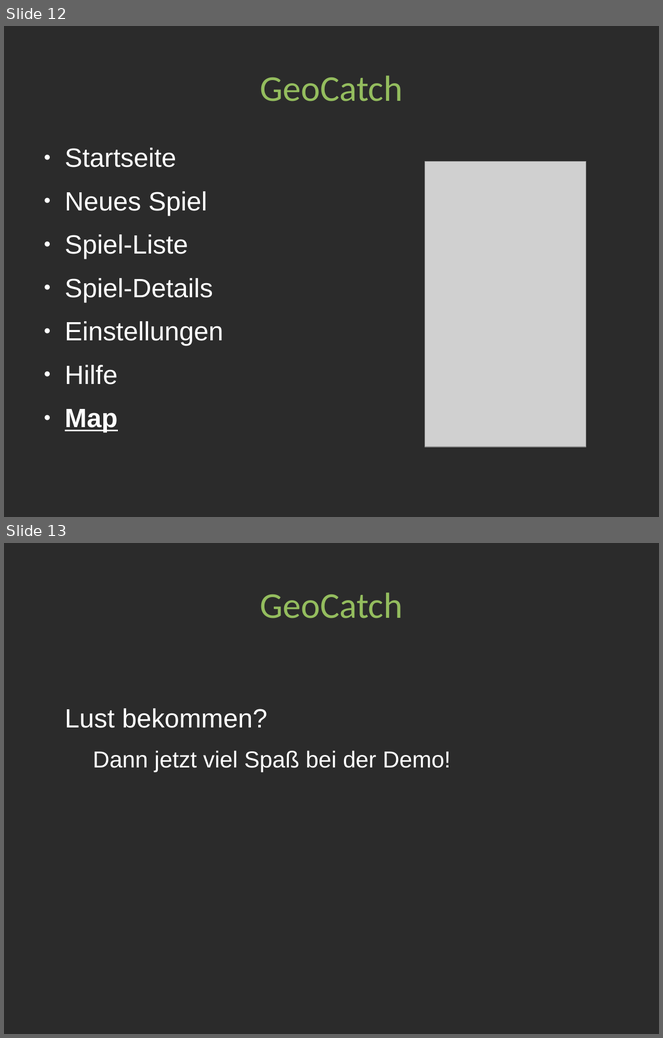
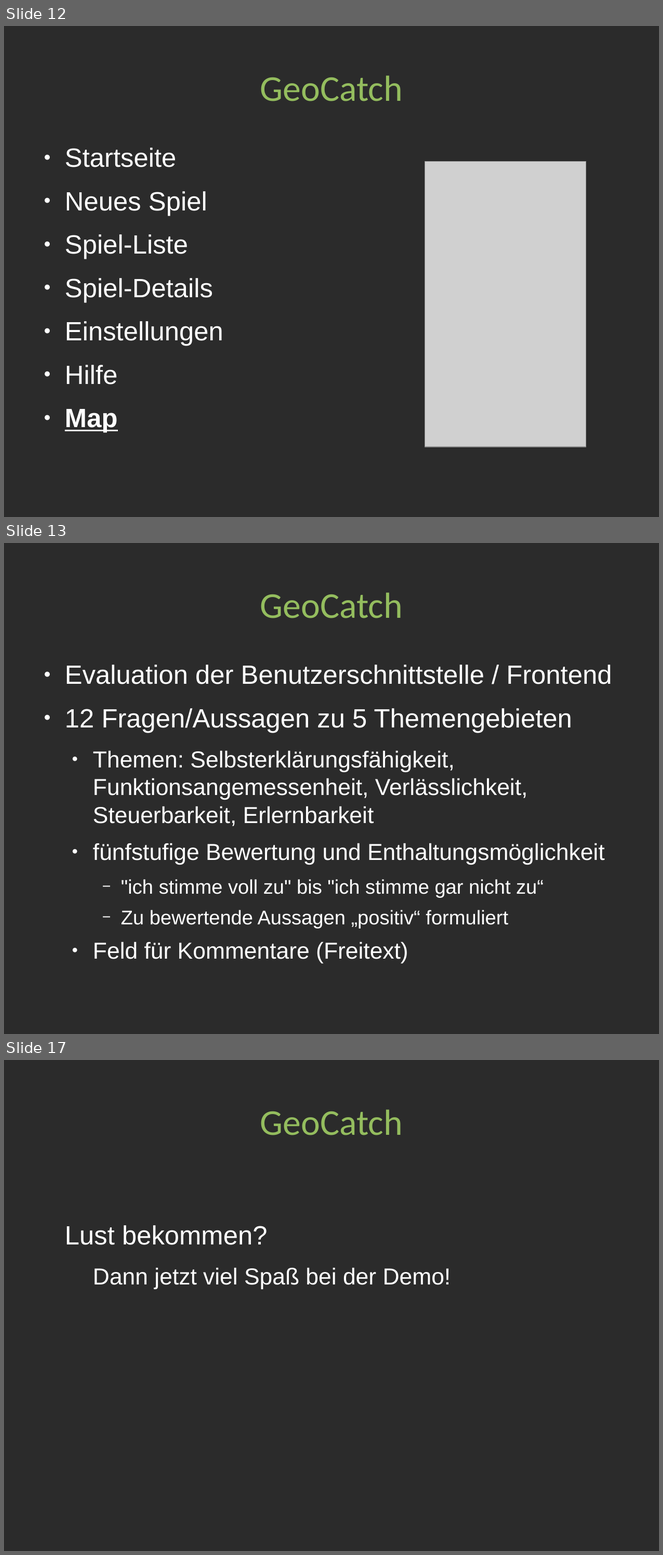
Before and after one commit to Sibirius/rwth-mcc10-group3, a slide deck: final_pres/GeoCatch.odp. Shown one above the other, each under a label of ours: slides 12 and 13 before the commit, slides 12, 13 and 17 after it; the slides between them are not shown. The pictures are 663x1038 and 663x1555 pixels, drawn with LibreOffice and Linux fonts; fonts in the diff are those of the drawing; grey boxes stand for pictures; background and template pictures are left out; a plain dark background stands for a picture behind light text. Boxes give left, top, right and bottom in pixels: in the first picture for what was removed or moved away, otherwise in the second. Text is boxed around its words. In the diff, an @@ line names an element or a change of style, - is before the commit and + after.

Commit message:
evaluation slides

```diff
--- a/final_pres/GeoCatch.odp
+++ b/final_pres/GeoCatch.odp
@@ slide 13 added at (4, 543, 659, 1034), background picture (left out) @@
@@ title added at (260, 592, 403, 618), 44 pt, text #94BD5E @@
+GeoCatch
@@ text added at (65, 665, 612, 964), 28 pt, text #FFFFFF @@
+● Evaluation der Benutzerschnittstelle / Frontend
+● 12 Fragen/Aussagen zu 5 Themengebieten
+  ● Themen: Selbsterklärungsfähigkeit, Funktionsangemessenheit, Verlässlichkeit, Steuerbarkeit, Erlernbarkeit
+  ● fünfstufige Bewertung und Enthaltungsmöglichkeit
+    − "ich stimme voll zu" bis "ich stimme gar nicht zu“
+    − Zu bewertende Aussagen „positiv“ formuliert
+  ● Feld für Kommentare (Freitext)
@@ what was slide 13 is now slide 17 @@
```
Also in this commit, not shown: 3 other slides added.
